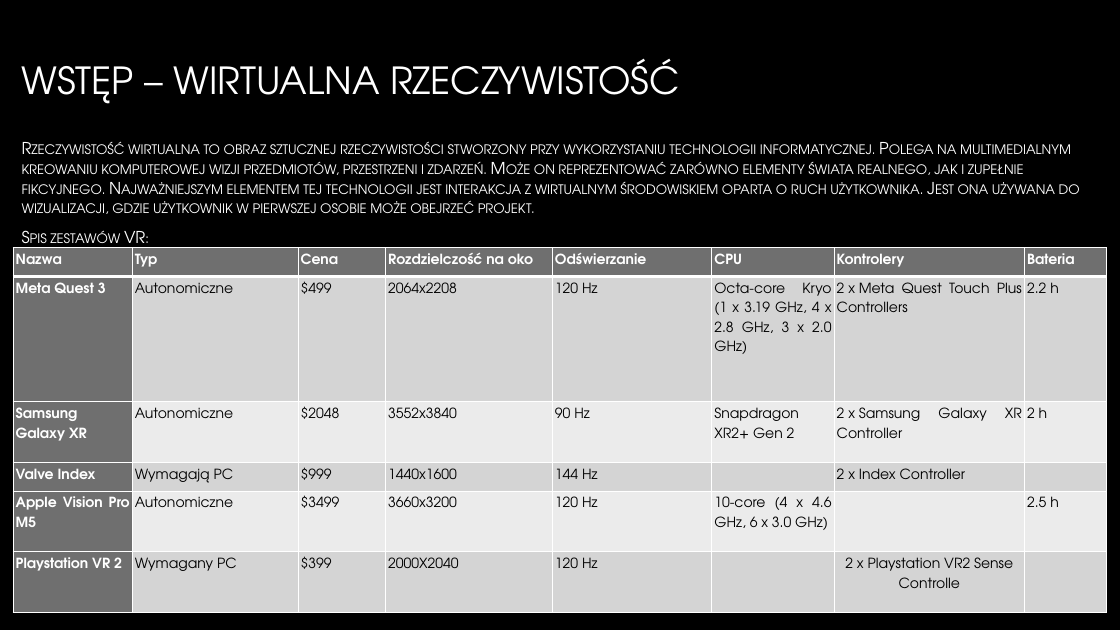
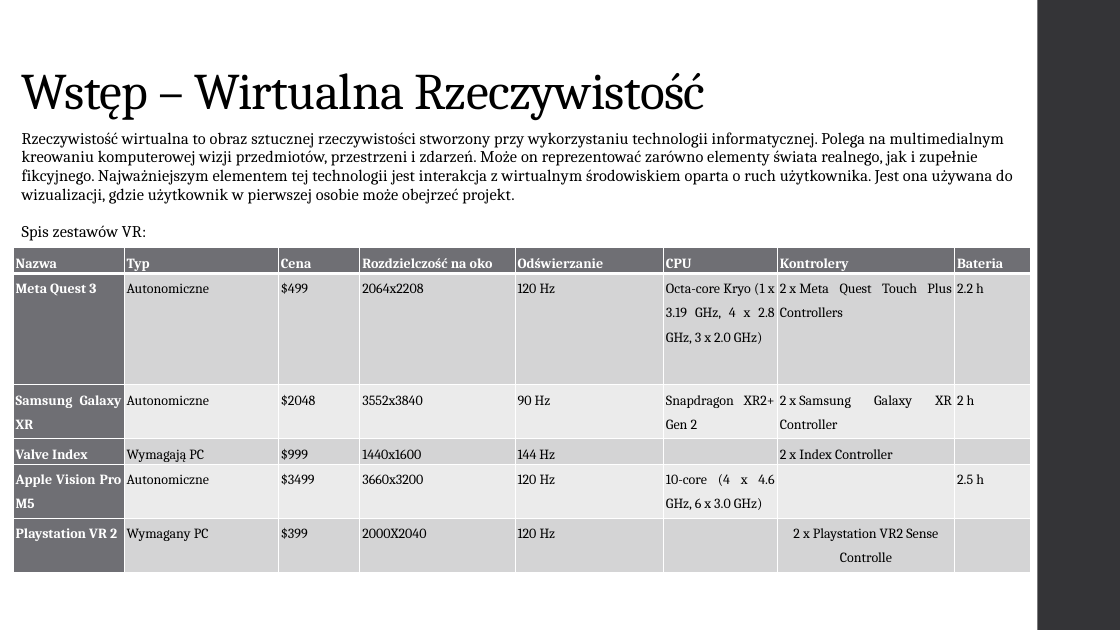
Before and after one commit to GlitchedGuest/PracaInzynieryjska, a slide deck: slide 3 of PrezentacjaAndrzejParuch.pptx. Drawn at 1120x630 pixels with LibreOffice and Linux fonts; fonts in the diff are those of the drawing; background and template pictures are left out. Boxes give left, top, right and bottom in pixels: in the first picture for what was removed or moved away, otherwise in the second. Text is boxed around its words. In the diff, an @@ line names an element or a change of style, - is before the commit and + after.

```diff
--- a/PrezentacjaAndrzejParuch.pptx
+++ b/PrezentacjaAndrzejParuch.pptx
@@ background picture (left out) to #FFFFFF @@
@@ rectangle added at (1038, 0, 1120, 630), fill #353537 @@
@@ title "Wstęp – Wirtualna Rzeczywistość" at (22, 73, 705, 121): vertical alignment middle to bottom @@
@@ title at (22, 73, 705, 121): text changed; size 32 to 44 pt; font TeX Gyre Adventor to Cambria; text colour gradient #FFFFFF to #A6A6A6 to #000000 @@
-WSTĘP – WIRTUALNA RZECZYWISTOŚĆ
+Wstęp – Wirtualna Rzeczywistość
@@ text "Rzeczywistość wirtualna to obraz sztucznej ..." at (22, 132, 1012, 241): font TeX Gyre Adventor to Cambria, text colour gradient #FFFFFF to #BFBFBF to #000000, letter spacing 0 to 0.1 pt, small capitals off; line spacing 1 to 0.95; more space between paragraphs; vertical alignment middle to top @@
@@ table at (13, 248, 1033, 613) @@
@@ fill #6F6F6F to #6F6F74 in 13 cells @@
@@ fill #D5D5D5 to #D5D5D6 in 21 cells @@
@@ font TeX Gyre Adventor to Cambria @@
@@ table: place and size @@
-table at (13, 248, 1108, 613)
+table at (13, 248, 1033, 613)
```
Also in this commit, not shown: 12 other slides changed.
